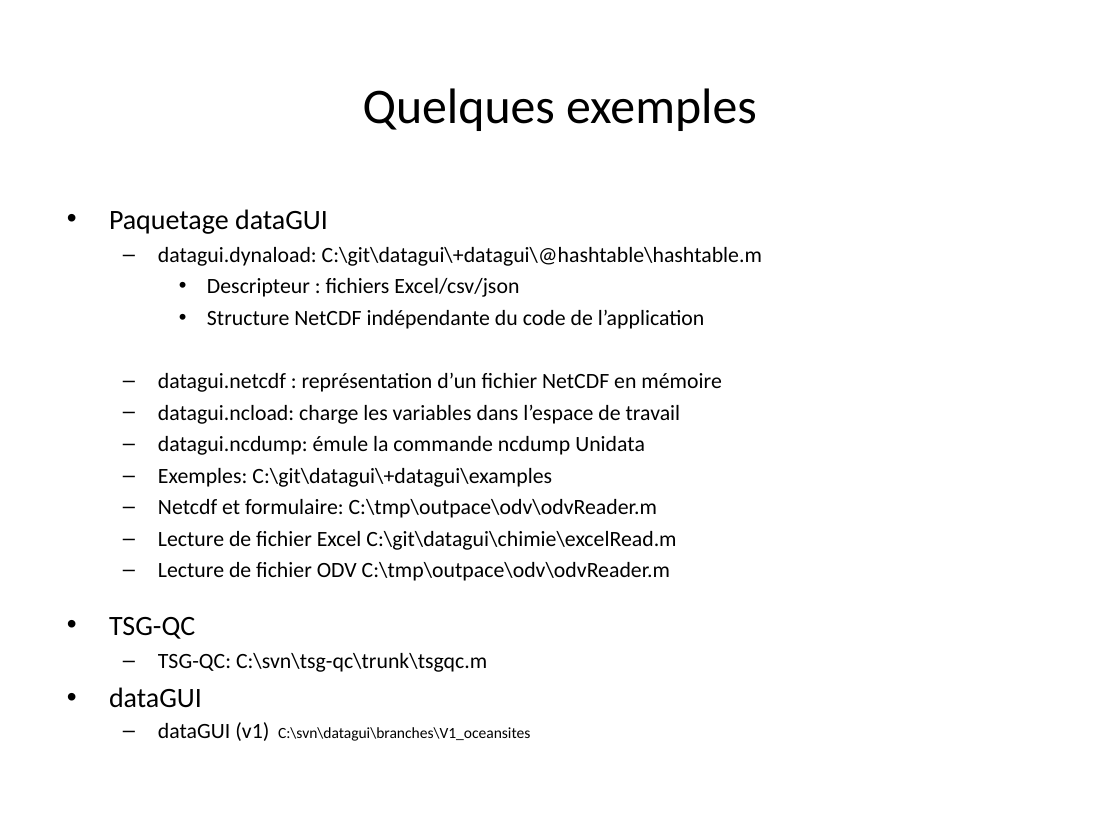
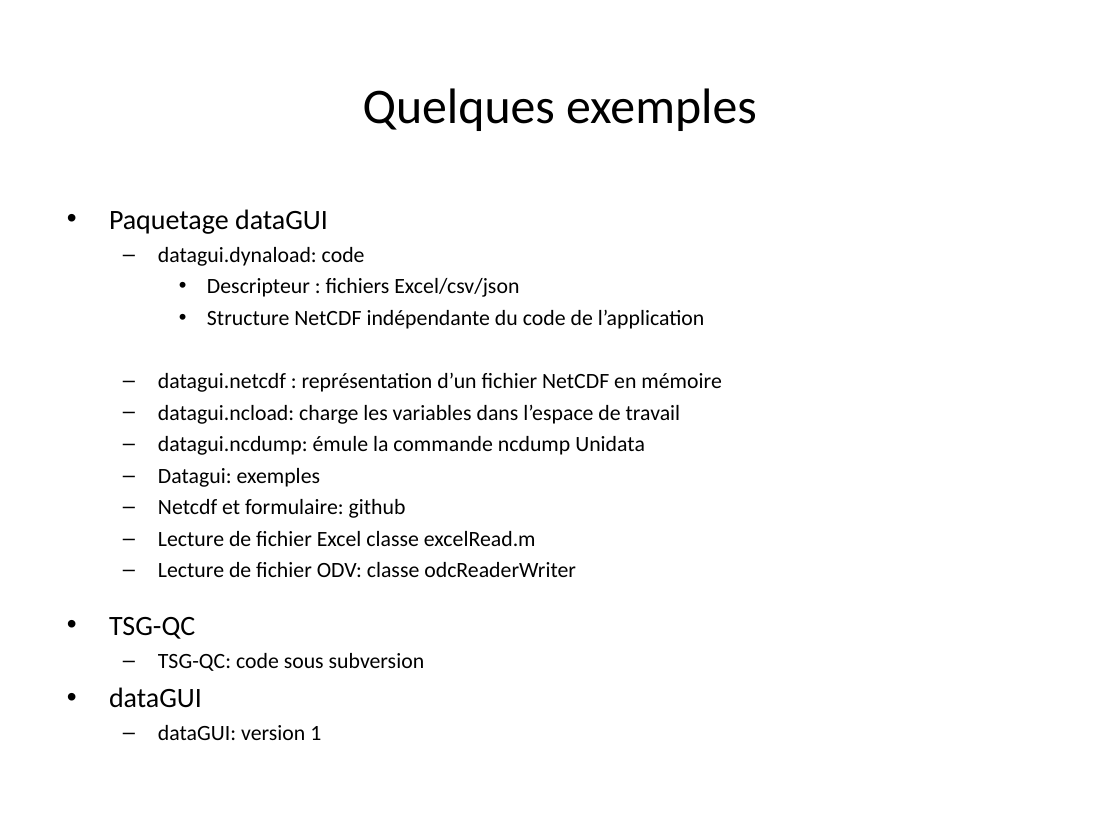
Before and after one commit to jgrelet/course-object-programing-with-Matlab, a slide deck: slide 29 of Introduction à la programmation objet avec Matlab.ppt. Drawn at 1120x840 pixels with LibreOffice and Linux fonts; fonts in the diff are those of the drawing. Boxes give left, top, right and bottom in pixels: in the first picture for what was removed or moved away, otherwise in the second. Text is boxed around its words. In the diff, an @@ line names an element or a change of style, - is before the commit and + after.

```diff
--- a/Introduction à la programmation objet avec Matlab.ppt
+++ b/Introduction à la programmation objet avec Matlab.ppt
@@ text at box(158, 247, 365, 266): text changed @@
-  – datagui.dynaload: C:\git\datagui\+datagui\@hashtable\hashtable.m
+  – datagui.dynaload: code
@@ text at box(158, 468, 576, 577): text changed @@
-  – Exemples: C:\git\datagui\+datagui\examples
-  – Netcdf et formulaire: C:\tmp\outpace\odv\odvReader.m
-  – Lecture de fichier Excel C:\git\datagui\chimie\excelRead.m
-  – Lecture de fichier ODV C:\tmp\outpace\odv\odvReader.m
+  – Datagui: exemples
+  – Netcdf et formulaire: github
+  – Lecture de fichier Excel classe excelRead.m
+  – Lecture de fichier ODV: classe odcReaderWriter
@@ text at box(158, 653, 425, 671): text changed @@
-  – TSG-QC: C:\svn\tsg-qc\trunk\tsgqc.m
+  – TSG-QC: code sous subversion
@@ text at box(158, 725, 321, 740): text changed; size 10 to 14 pt @@
-  – dataGUI (v1) C:\svn\datagui\branches\V1_oceansites
+  – dataGUI: version 1
```
Also in this commit, not shown: 2 other slides changed, 1 other file.
